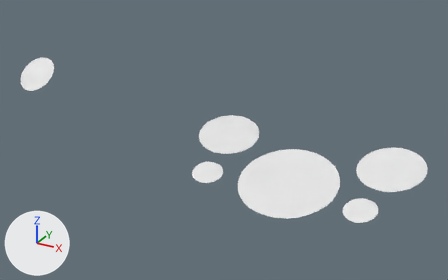
The OBJ model Bugatti Veyron extra part/speedo_textured.obj: old version first, new version second.
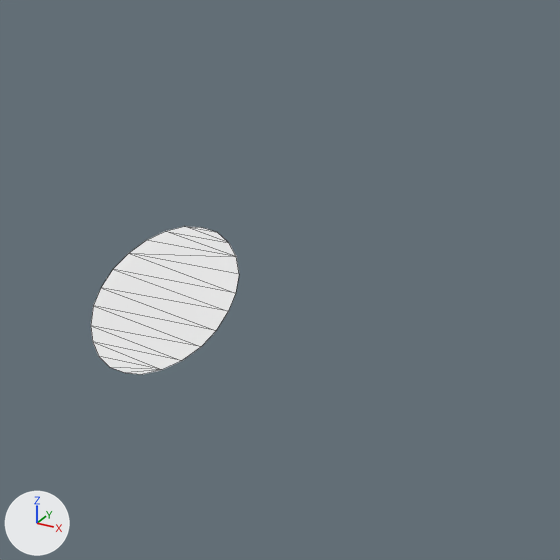
Each version is shown whole from a camera (50 mm lens) standing at (25.2, -56.37, -22.49) and looking at (11.99, -32.35, -34.5), then close up on the part from 0% to 28% of the width and 2% to 47% of the height. The axes (+X, +Y, +Z) are drawn at lower left. The lights are the same throughout. The close-ups show mesh edges as thin lines. Where no turn or scale is listed for an object, it has been applied to the vertices.

In view in the first close-up: 'Kit3_Interior_Geo_lodA.011'.
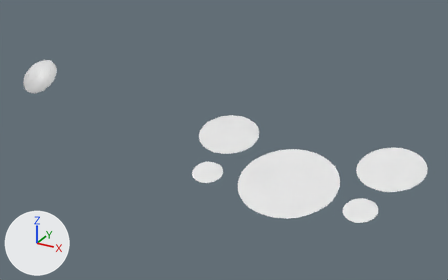
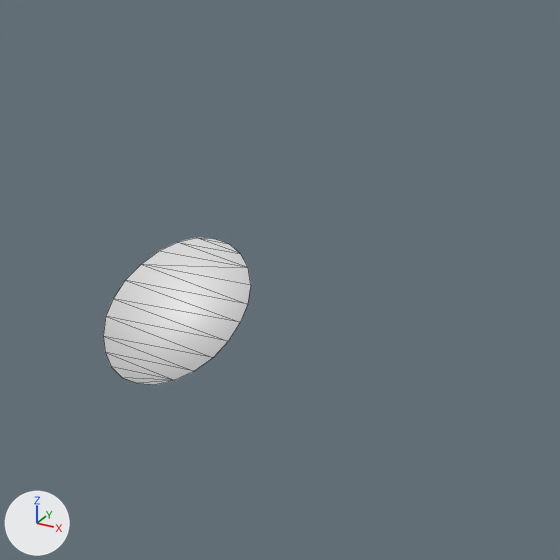
Boxes [x1, y1, x2, y2] around the edits, measured in the close-ups (560 x 560 px):
'Kit3_Interior_Geo_lodA.011', reshaped: before [91, 226, 239, 374]; after [103, 238, 251, 385]

The edits, one by one:
me_kit3_interior_geo_loda_011 has 149 vertices, 142 faces and spans x -1.1..21.4, y -35.8..-30.4, z -35.8..-32.3.
me_kit3_interior_geo_loda_011 is used by ob_kit3_interior_geo_loda_011; location (0.0, 0.0, 0.0).
me_kit3_interior_geo_loda_011 part 1: the loose piece of 24 vertices spanning x -1.1..1.1, y -33.0..-31.4, z -33.8..-32.3 is moved by (0.0, 0.2, -0.2).
